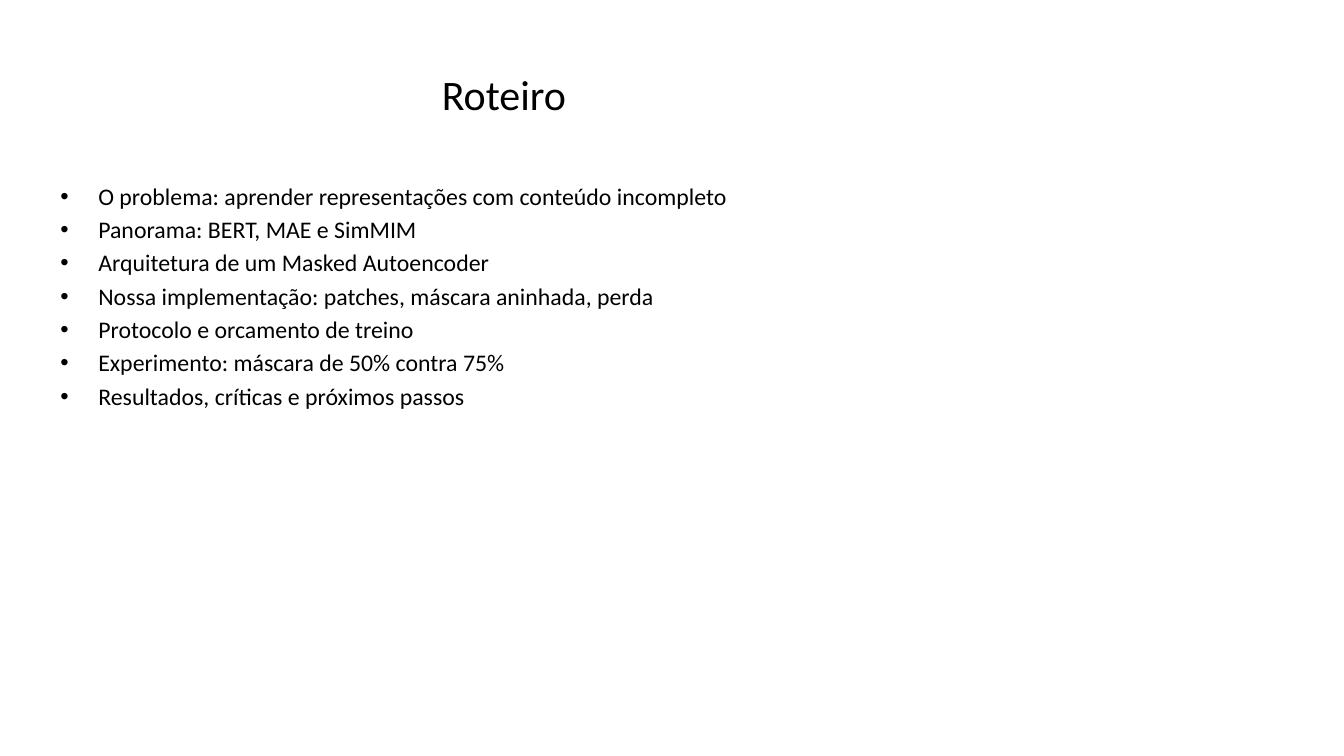
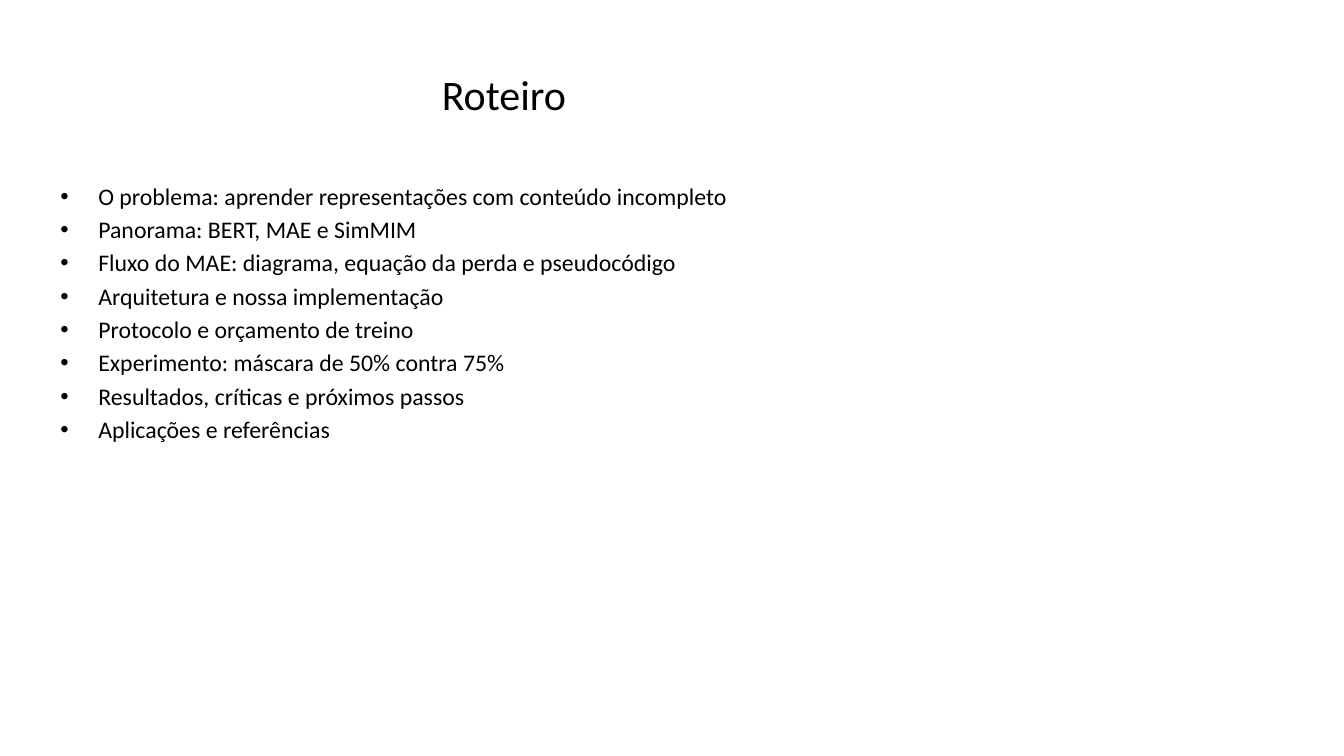
Before and after one commit to frederico-mello/seminario-masked-modeling, a slide deck: slide 2 of slides/seminario_masked_modeling.pptx. Drawn at 1344x756 pixels with LibreOffice and Linux fonts; fonts in the diff are those of the drawing. Boxes give left, top, right and bottom in pixels: in the first picture for what was removed or moved away, otherwise in the second. Text is boxed around its words. In the diff, an @@ line names an element or a change of style, - is before the commit and + after.

```diff
--- a/slides/seminario_masked_modeling.pptx
+++ b/slides/seminario_masked_modeling.pptx
@@ text at (x1=98, y1=254, x2=675, y2=342): text changed @@
-• Arquitetura de um Masked Autoencoder
-• Nossa implementação: patches, máscara aninhada, perda
-• Protocolo e orcamento de treino
+• Fluxo do MAE: diagrama, equação da perda e pseudocódigo
+• Arquitetura e nossa implementação
+• Protocolo e orçamento de treino
@@ text at (x1=98, y1=421, x2=330, y2=442): paragraph added @@
+• Aplicações e referências
```
Also in this commit, not shown: 5 other slides changed, 4 slides added, 4 slides removed, 13 other files.
